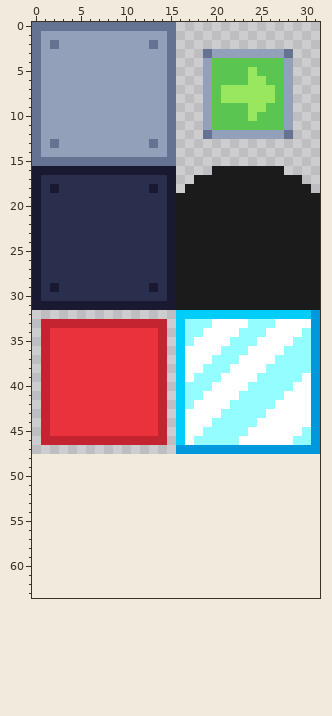
One commit to this pixel-art sprite: resources/textures/tileset.png. Above is the file before it was changed.
The file is 32x48 pixels. The old version is drawn lined up with the new one, on the new canvas.
New version:
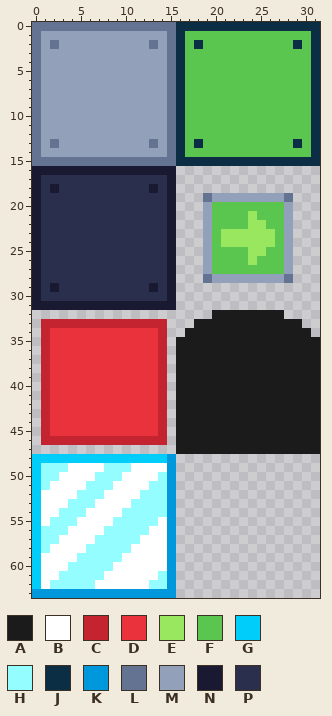
Palette (. is transparent): A #1b1b1b  B #ffffff  C #c42430  D #ea323c  E #99e65f  F #5ac54f  G #00cdf9  H #94fdff  J #0c2e44  K #0098dc  L #657392  M #92a1b9  N #1a1932  P #2a2f4e
Edits made:
canvas 32x48 -> 32x64
@@ x 0..31 @@
- 0 LLLLLLLLLLLLLLLL................
- 1 LMMMMMMMMMMMMMML................
- 2 LMLMMMMMMMMMMLML................
- 3 LMMMMMMMMMMMMMML...LMMMMMMMML...
- 4 LMMMMMMMMMMMMMML...MFFFFFFFFM...
- 5 LMMMMMMMMMMMMMML...MFFFFEFFFM...
- 6 LMMMMMMMMMMMMMML...MFFFFEEFFM...
- 7 LMMMMMMMMMMMMMML...MFEEEEEEFM...
- 8 LMMMMMMMMMMMMMML...MFEEEEEEFM...
- 9 LMMMMMMMMMMMMMML...MFFFFEEFFM...
-10 LMMMMMMMMMMMMMML...MFFFFEFFFM...
-11 LMMMMMMMMMMMMMML...MFFFFFFFFM...
-12 LMMMMMMMMMMMMMML...LMMMMMMMML...
-13 LMLMMMMMMMMMMLML................
-14 LMMMMMMMMMMMMMML................
-15 LLLLLLLLLLLLLLLL................
-16 NNNNNNNNNNNNNNNN....AAAAAAAA....
-17 NPPPPPPPPPPPPPPN..AAAAAAAAAAAA..
-18 NPNPPPPPPPPPPNPN.AAAAAAAAAAAAAA.
-19 NPPPPPPPPPPPPPPNAAAAAAAAAAAAAAAA
-20 NPPPPPPPPPPPPPPNAAAAAAAAAAAAAAAA
-21 NPPPPPPPPPPPPPPNAAAAAAAAAAAAAAAA
-22 NPPPPPPPPPPPPPPNAAAAAAAAAAAAAAAA
-23 NPPPPPPPPPPPPPPNAAAAAAAAAAAAAAAA
-24 NPPPPPPPPPPPPPPNAAAAAAAAAAAAAAAA
-25 NPPPPPPPPPPPPPPNAAAAAAAAAAAAAAAA
-26 NPPPPPPPPPPPPPPNAAAAAAAAAAAAAAAA
-27 NPPPPPPPPPPPPPPNAAAAAAAAAAAAAAAA
-28 NPPPPPPPPPPPPPPNAAAAAAAAAAAAAAAA
-29 NPNPPPPPPPPPPNPNAAAAAAAAAAAAAAAA
-30 NPPPPPPPPPPPPPPNAAAAAAAAAAAAAAAA
-31 NNNNNNNNNNNNNNNNAAAAAAAAAAAAAAAA
-32 ................GGGGGGGGGGGGGGGK
-33 .CCCCCCCCCCCCCC.GHHHBBBBHHHBBBBK
-34 .CDDDDDDDDDDDDC.GHHBBBBHHHBBBBHK
-35 .CDDDDDDDDDDDDC.GHBBBBHHHBBBBHHK
-36 .CDDDDDDDDDDDDC.GBBBBHHHBBBBHHHK
-37 .CDDDDDDDDDDDDC.GBBBHHHBBBBHHHHK
-38 .CDDDDDDDDDDDDC.GBBHHHBBBBHHHHHK
-39 .CDDDDDDDDDDDDC.GBHHHBBBBHHHHHBK
-40 .CDDDDDDDDDDDDC.GHHHBBBBHHHHHBBK
-41 .CDDDDDDDDDDDDC.GHHBBBBHHHHHBBBK
-42 .CDDDDDDDDDDDDC.GHBBBBHHHHHBBBBK
-43 .CDDDDDDDDDDDDC.GBBBBHHHHHBBBBBK
-44 .CDDDDDDDDDDDDC.GBBBHHHHHBBBBBBK
-45 .CDDDDDDDDDDDDC.GBBHHHHHBBBBBBHK
-46 .CCCCCCCCCCCCCC.GBHHHHHBBBBBBHHK
-47 ................KKKKKKKKKKKKKKKK
-48 ................................
-49 ................................
-50 ................................
-51 ................................
-52 ................................
-53 ................................
-54 ................................
-55 ................................
-56 ................................
-57 ................................
-58 ................................
-59 ................................
-60 ................................
-61 ................................
-62 ................................
-63 ................................
+ 0 LLLLLLLLLLLLLLLLJJJJJJJJJJJJJJJJ
+ 1 LMMMMMMMMMMMMMMLJFFFFFFFFFFFFFFJ
+ 2 LMLMMMMMMMMMMLMLJFJFFFFFFFFFFJFJ
+ 3 LMMMMMMMMMMMMMMLJFFFFFFFFFFFFFFJ
+ 4 LMMMMMMMMMMMMMMLJFFFFFFFFFFFFFFJ
+ 5 LMMMMMMMMMMMMMMLJFFFFFFFFFFFFFFJ
+ 6 LMMMMMMMMMMMMMMLJFFFFFFFFFFFFFFJ
+ 7 LMMMMMMMMMMMMMMLJFFFFFFFFFFFFFFJ
+ 8 LMMMMMMMMMMMMMMLJFFFFFFFFFFFFFFJ
+ 9 LMMMMMMMMMMMMMMLJFFFFFFFFFFFFFFJ
+10 LMMMMMMMMMMMMMMLJFFFFFFFFFFFFFFJ
+11 LMMMMMMMMMMMMMMLJFFFFFFFFFFFFFFJ
+12 LMMMMMMMMMMMMMMLJFFFFFFFFFFFFFFJ
+13 LMLMMMMMMMMMMLMLJFJFFFFFFFFFFJFJ
+14 LMMMMMMMMMMMMMMLJFFFFFFFFFFFFFFJ
+15 LLLLLLLLLLLLLLLLJJJJJJJJJJJJJJJJ
+16 NNNNNNNNNNNNNNNN................
+17 NPPPPPPPPPPPPPPN................
+18 NPNPPPPPPPPPPNPN................
+19 NPPPPPPPPPPPPPPN...LMMMMMMMML...
+20 NPPPPPPPPPPPPPPN...MFFFFFFFFM...
+21 NPPPPPPPPPPPPPPN...MFFFFEFFFM...
+22 NPPPPPPPPPPPPPPN...MFFFFEEFFM...
+23 NPPPPPPPPPPPPPPN...MFEEEEEEFM...
+24 NPPPPPPPPPPPPPPN...MFEEEEEEFM...
+25 NPPPPPPPPPPPPPPN...MFFFFEEFFM...
+26 NPPPPPPPPPPPPPPN...MFFFFEFFFM...
+27 NPPPPPPPPPPPPPPN...MFFFFFFFFM...
+28 NPPPPPPPPPPPPPPN...LMMMMMMMML...
+29 NPNPPPPPPPPPPNPN................
+30 NPPPPPPPPPPPPPPN................
+31 NNNNNNNNNNNNNNNN................
+32 ....................AAAAAAAA....
+33 .CCCCCCCCCCCCCC...AAAAAAAAAAAA..
+34 .CDDDDDDDDDDDDC..AAAAAAAAAAAAAA.
+35 .CDDDDDDDDDDDDC.AAAAAAAAAAAAAAAA
+36 .CDDDDDDDDDDDDC.AAAAAAAAAAAAAAAA
+37 .CDDDDDDDDDDDDC.AAAAAAAAAAAAAAAA
+38 .CDDDDDDDDDDDDC.AAAAAAAAAAAAAAAA
+39 .CDDDDDDDDDDDDC.AAAAAAAAAAAAAAAA
+40 .CDDDDDDDDDDDDC.AAAAAAAAAAAAAAAA
+41 .CDDDDDDDDDDDDC.AAAAAAAAAAAAAAAA
+42 .CDDDDDDDDDDDDC.AAAAAAAAAAAAAAAA
+43 .CDDDDDDDDDDDDC.AAAAAAAAAAAAAAAA
+44 .CDDDDDDDDDDDDC.AAAAAAAAAAAAAAAA
+45 .CDDDDDDDDDDDDC.AAAAAAAAAAAAAAAA
+46 .CCCCCCCCCCCCCC.AAAAAAAAAAAAAAAA
+47 ................AAAAAAAAAAAAAAAA
+48 GGGGGGGGGGGGGGGK................
+49 GHHHBBBBHHHBBBBK................
+50 GHHBBBBHHHBBBBHK................
+51 GHBBBBHHHBBBBHHK................
+52 GBBBBHHHBBBBHHHK................
+53 GBBBHHHBBBBHHHHK................
+54 GBBHHHBBBBHHHHHK................
+55 GBHHHBBBBHHHHHBK................
+56 GHHHBBBBHHHHHBBK................
+57 GHHBBBBHHHHHBBBK................
+58 GHBBBBHHHHHBBBBK................
+59 GBBBBHHHHHBBBBBK................
+60 GBBBHHHHHBBBBBBK................
+61 GBBHHHHHBBBBBBHK................
+62 GBHHHHHBBBBBBHHK................
+63 KKKKKKKKKKKKKKKK................
Where, in picture pixels (left, top, right, bottom), the same in both pictures:
changed: (32, 22, 320, 598)
